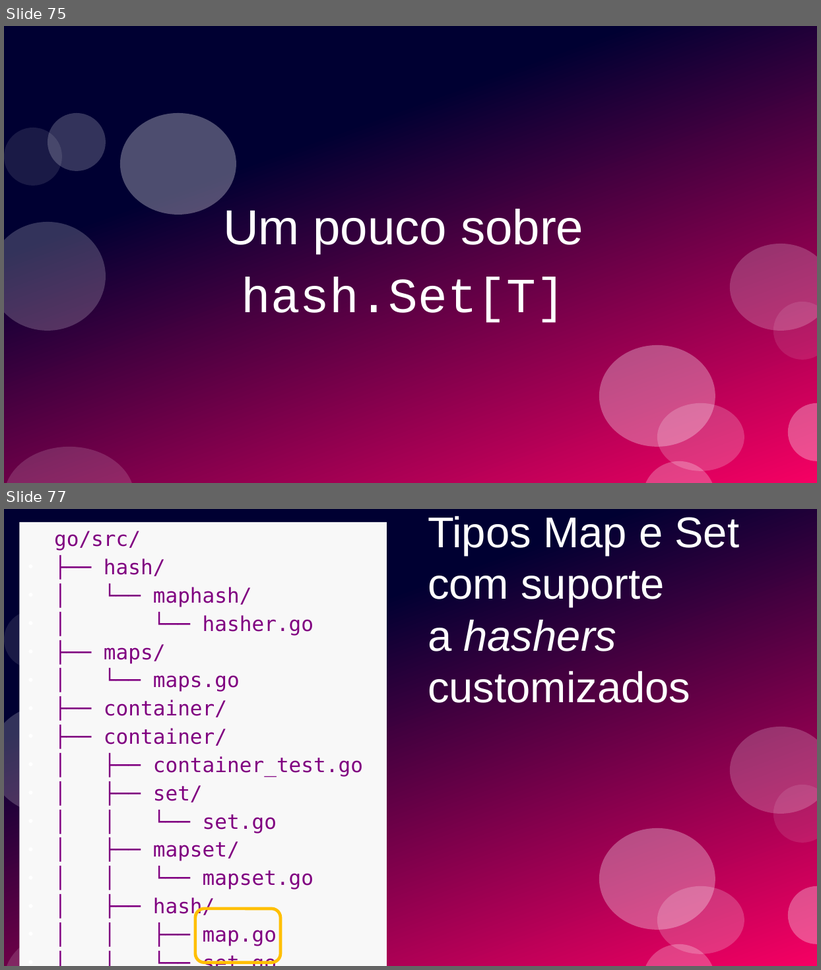
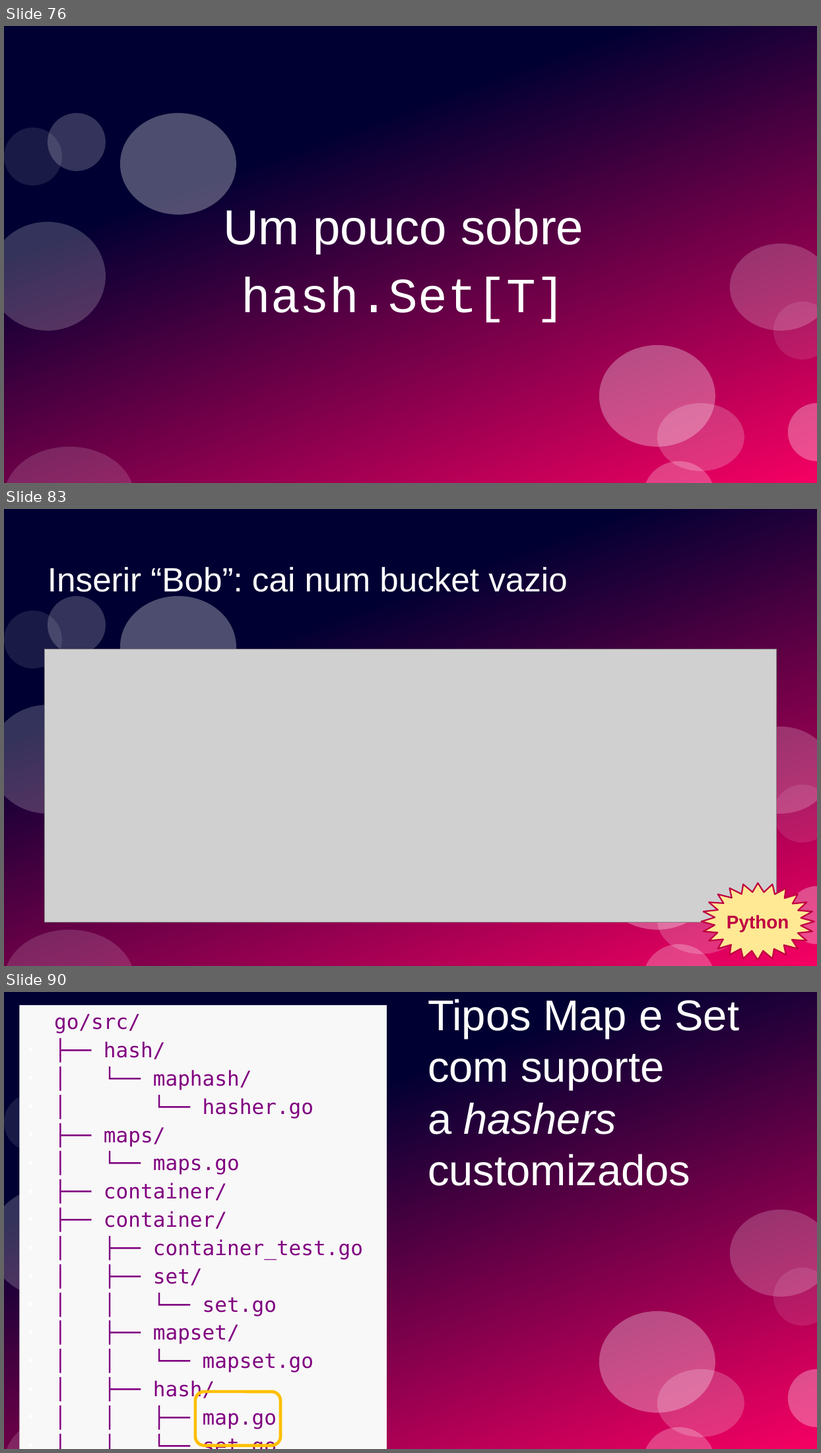
Before and after one commit to ramalho/sets-in-go, a slide deck: conj-em-go1_28.odp. Shown one above the other, each under a label of ours: slides 75 and 77 before the commit, slides 76, 83 and 90 after it; the slides between them are not shown. The pictures are 821x970 and 821x1453 pixels, drawn with LibreOffice and Linux fonts; fonts in the diff are those of the drawing; grey boxes stand for pictures. Boxes give left, top, right and bottom in pixels: in the first picture for what was removed or moved away, otherwise in the second. Text is boxed around its words. In the diff, an @@ line names an element or a change of style, - is before the commit and + after.

```diff
--- a/conj-em-go1_28.odp
+++ b/conj-em-go1_28.odp
@@ slide 83 added at <box>4,509,817,966</box>, background #FFFFFF; not listed: 12 template elements that a slide beside it also shows @@
@@ title added at <box>48,567,568,598</box>, 33 pt, text #FFFFFF @@
+Inserir “Bob”: cai num bucket vazio
@@ picture added at <box>44,649,777,923</box> @@
@@ freeform shape added at <box>702,884,815,960</box>, fill #FFE994, outline #BF0041 1.42 pt, 18 pt, text #BF0041, bold @@
+Python
@@ what was slide 75 is now slide 76 @@
@@ what was slide 77 is now slide 90 @@
```
Also in this commit, not shown: 15 slides changed, 12 other slides added, 2 other files.
